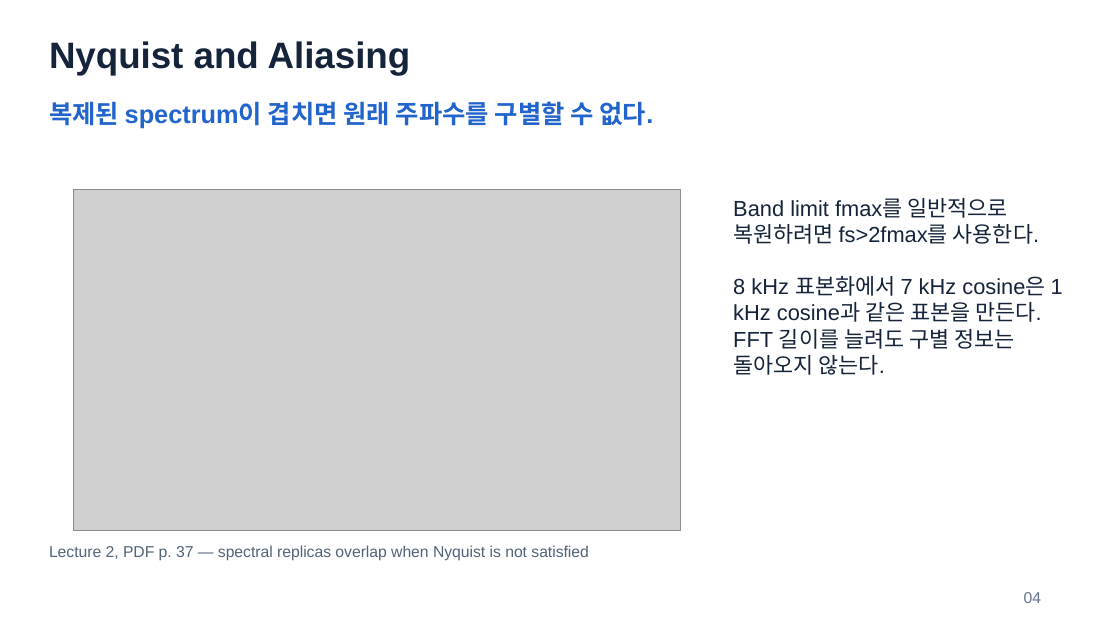
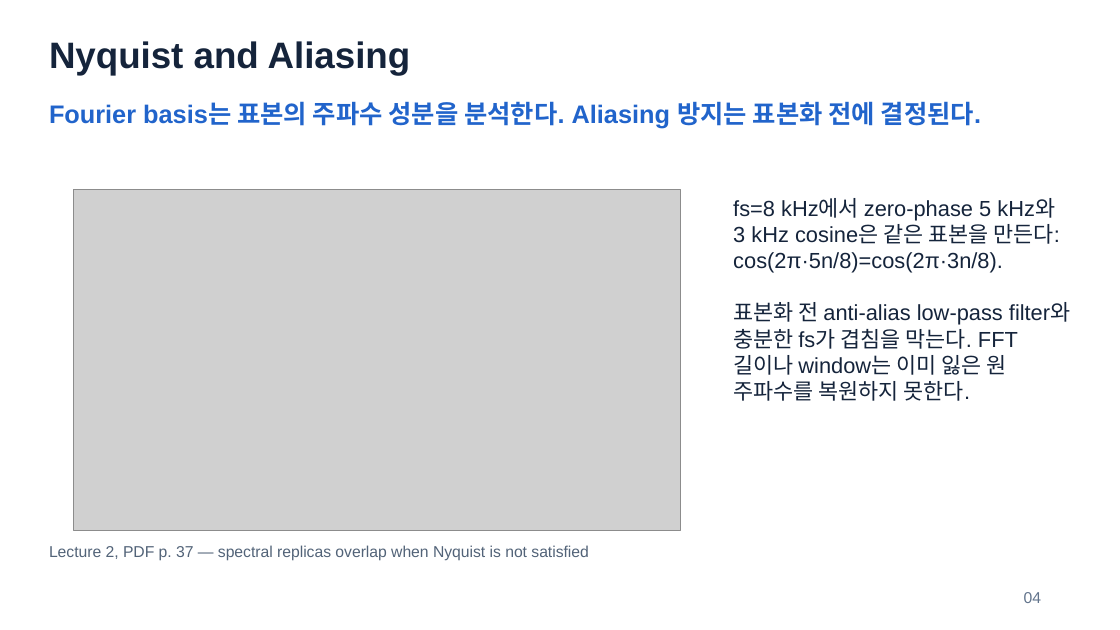
Before and after one commit to HyeonWooNa0861/HyeonWooNa0861.github.io, a slide deck: slide 4 of assets/presentations/study/speech-and-audio-recognition/sar-midterm-review-slides.pptx. Drawn at 1120x630 pixels with LibreOffice and Linux fonts; fonts in the diff are those of the drawing; grey boxes stand for pictures. Boxes give left, top, right and bottom in pixels: in the first picture for what was removed or moved away, otherwise in the second. Text is boxed around its words. In the diff, an @@ line names an element or a change of style, - is before the commit and + after.

Commit message:
Clarify aliasing versus Fourier bases in SAR materials

```diff
--- a/assets/presentations/study/speech-and-audio-recognition/sar-midterm-review-slides.pptx
+++ b/assets/presentations/study/speech-and-audio-recognition/sar-midterm-review-slides.pptx
@@ text at [49, 101, 981, 128]: text changed @@
-복제된 spectrum이 겹치면 원래 주파수를 구별할 수 없다.
+Fourier basis는 표본의 주파수 성분을 분석한다. Aliasing 방지는 표본화 전에 결정된다.
@@ text at [733, 198, 1070, 401]: text changed @@
-Band limit fmax를 일반적으로 복원하려면 fs>2fmax를 사용한다.
-8 kHz 표본화에서 7 kHz cosine은 1 kHz cosine과 같은 표본을 만든다. FFT 길이를 늘려도 구별 정보는 돌아오지 않는다.
+fs=8 kHz에서 zero-phase 5 kHz와 3 kHz cosine은 같은 표본을 만든다: cos(2π·5n/8)=cos(2π·3n/8).
+표본화 전 anti-alias low-pass filter와 충분한 fs가 겹침을 막는다. FFT 길이나 window는 이미 잃은 원 주파수를 복원하지 못한다.
```
Also in this commit, not shown: 4 other files.
